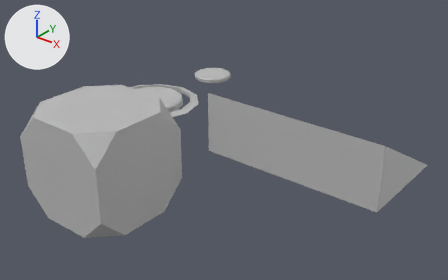
Two versions of the FBX model Assets/Models/Props.fbx, one commit apart.
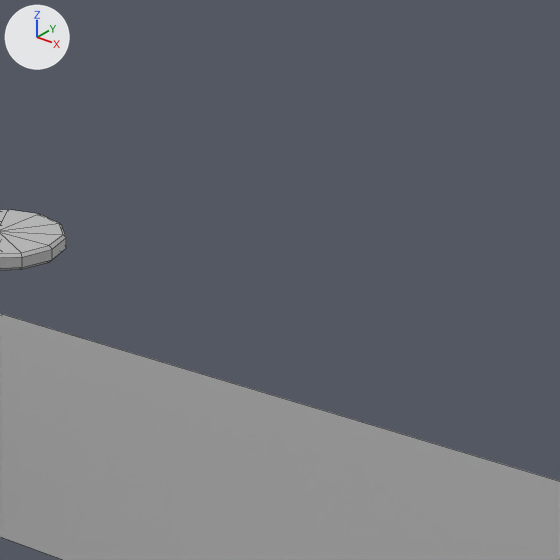
Old and new are each drawn whole from a camera (50 mm lens) standing at (0.2602, -0.2528, 0.1473) and looking at (0.0694, -0.0142, -0.0006) and again close up on the part from 48% to 80% of the width and 5% to 57% of the height. The axes (+X, +Y, +Z) are drawn at upper left. The lights are the same throughout. The close-ups show mesh edges as thin lines. Where no turn or scale is listed for an object, it has been applied to the vertices.

In view in the first close-up: 'Coin', 'Ramp'.
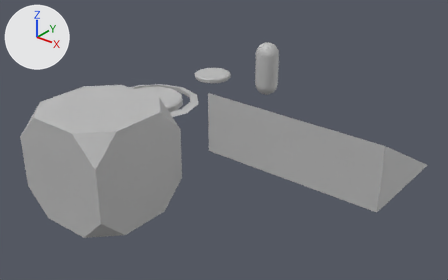
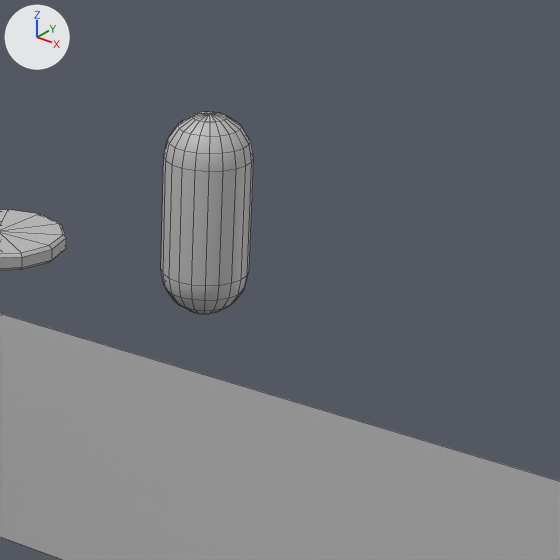
What differs and where, as boxes (x1, y1, x2, y2) in the close-ups (560 x 560 px):
'Boost', added
    after: (161, 112, 254, 314)

Patch to the scene script:
```diff
--- a/Assets/Models/Props.fbx.py
+++ b/Assets/Models/Props.fbx.py
@@ me_mesh_005 @@
+me_mesh_005.from_pydata(...)  # 162 vertices, 180 faces; spans x -0.0075..0.0075, y -0.0075..0.0075, z -0.0175..0.0175
+me_mesh_005.materials.append(mat_lambert1)  # grey #bcbcbc
@@ ob_boost @@
+ob_boost = bpy.data.objects.new('Boost', me_mesh_005)
+ob_boost.location = (0.042, 0.0647, 0.0127)
```
